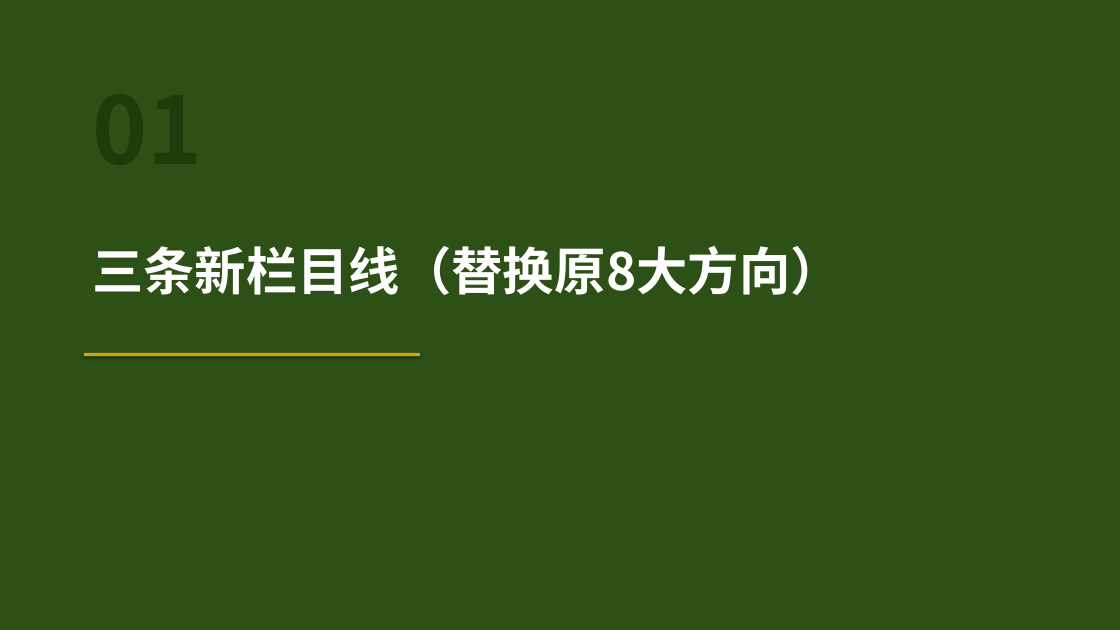
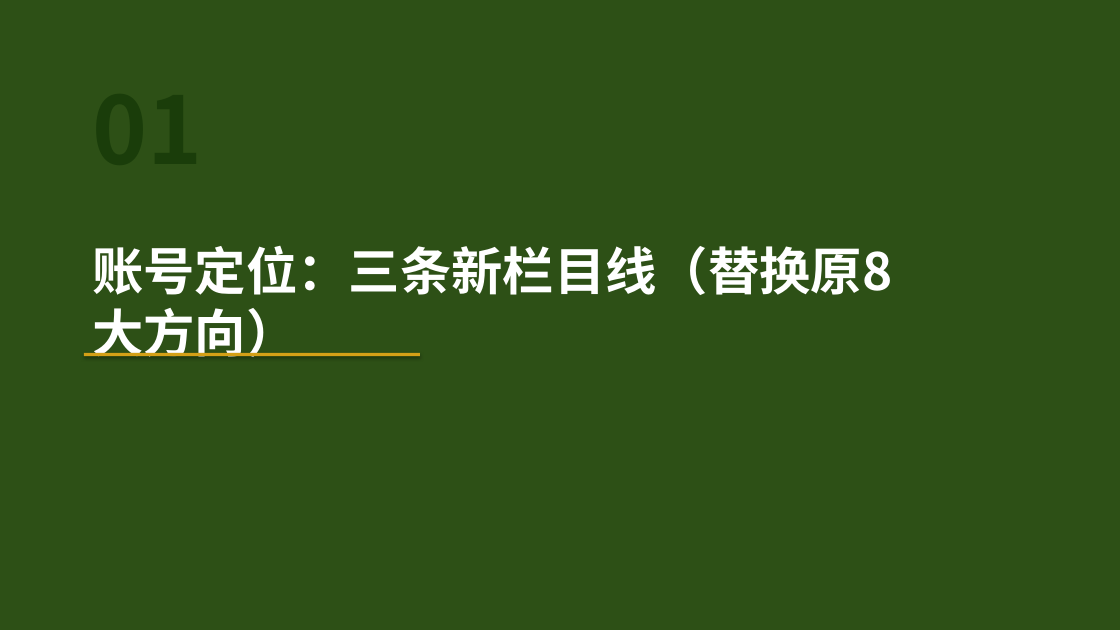
Before and after one commit to 975801846-star/workspace-outputs, a slide deck: slide 4 of tunjunying/plan_v2.pptx. Drawn at 1120x630 pixels with LibreOffice and Linux fonts; fonts in the diff are those of the drawing. Boxes give left, top, right and bottom in pixels: in the first picture for what was removed or moved away, otherwise in the second. Text is boxed around its words. In the diff, an @@ line names an element or a change of style, - is before the commit and + after.

```diff
--- a/tunjunying/plan_v2.pptx
+++ b/tunjunying/plan_v2.pptx
@@ text at <box>92,246,893,295</box>: text changed @@
-三条新栏目线（替换原8大方向）
+账号定位：三条新栏目线（替换原8大方向）
```
Also in this commit, not shown: 19 other slides changed, 2 slides added.
